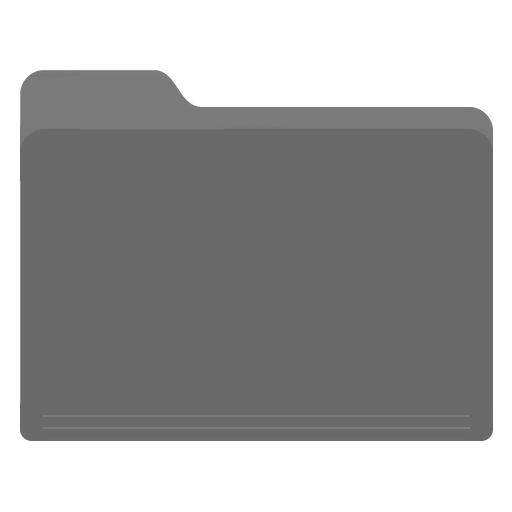
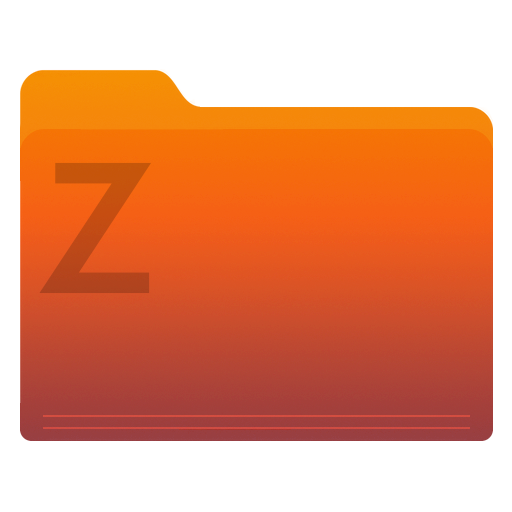
Two versions of the same layered image (512x512). Layer-by-layer changes:
added layer "z" (1st of 2) (color burn, 28%) above "1600" over bbox(39, 162, 151, 294)
added group "Grupo 1" with 5 layers above "Fondo" over bbox(20, 69, 493, 441)
added layer "Capa 2" (linear light) in group "Grupo 1" over bbox(20, 69, 493, 441)
moved "Folder-icon" into group "Grupo 1" over bbox(20, 69, 493, 441)
